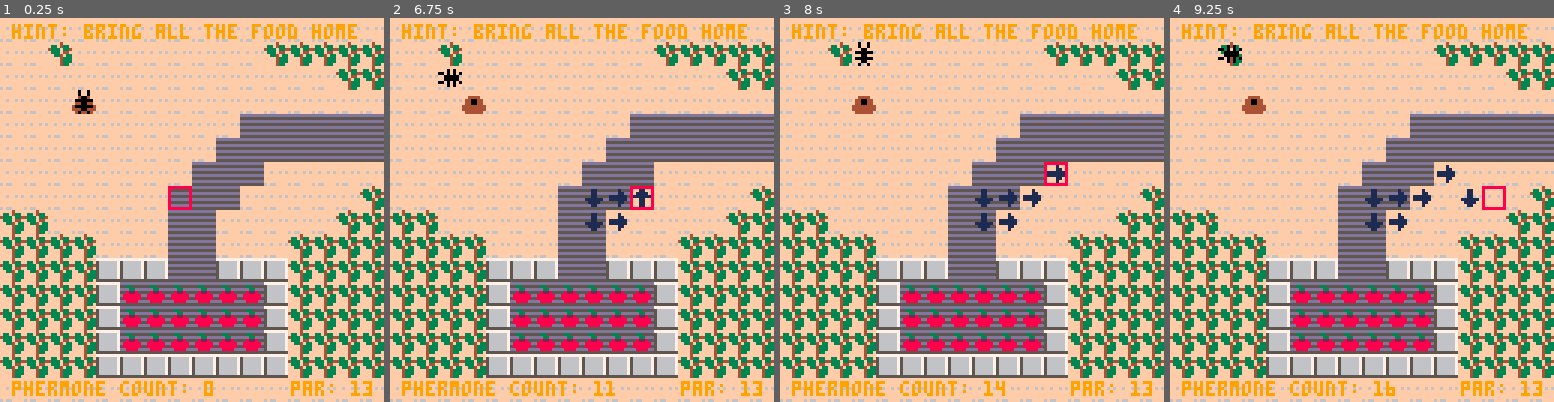
Above: before the commit, frames 1-4 (left to right).
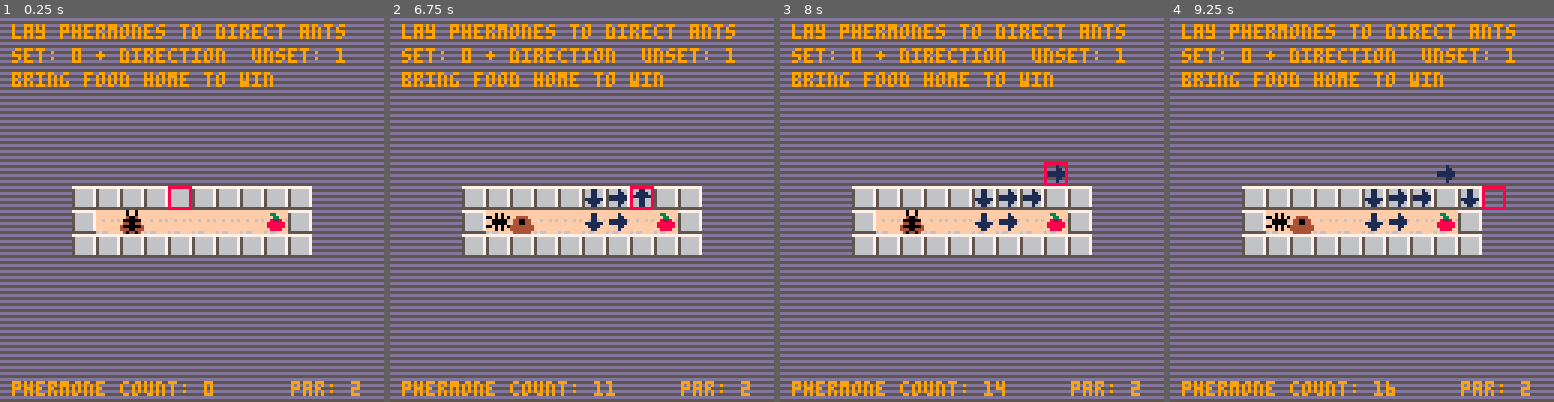
Above: after the commit, the same moments.

Repository: josephburnett/colony8
Game: PICO-8 cartridge colony8.p8
Same seed, same stepped clock (60 frames per second), same inputs: the game is played once before the commit and once after it.
Inputs:
- Up to frame 1 (0.25 s): no input
- Up to frame 2 (6.75 s): tap X (X key) at 0.33, 1.07, 1.85, 2.97, 4.08, 5.2, 6.32 s; tap O (Z key) at 0.7, 1.7, 2.1, 2.5, 2.9, 3.3, 3.7, 4.1, 4.5, 4.9, 5.3, 5.7, 6.1, 6.5 s; hold Right 1.6-2.1 s; hold Up 2.15-2.42 s; hold Right 2.47-3.03 s; hold Left 3.08-3.58 s; hold Down 3.63-3.97 s; hold Right 4.02-4.68 s; hold Up 4.73-5.03 s; hold Left 5.08-5.68 s; hold Down 5.73-6.03 s; hold Right 6.08-6.58 s; hold Right from 6.63 s (still down)
- Up to frame 3 (8 s): tap O (Z key) at 6.9, 7.3, 7.7 s; release Right at 7.13 s; hold Up 7.18-7.45 s; tap X (X key) at 7.43 s; hold Right from 7.5 s (still down)
- Up to frame 4 (9.25 s): release Right at 8.07 s; tap O (Z key) at 8.1, 8.5, 8.9 s; hold Left 8.12-8.62 s; tap X (X key) at 8.55 s; hold Down 8.67-9 s; hold Right from 9.05 s (still down)

The runs differ from the first frame. In frame 1, 83% of the frame differs, in the area x 0-100%, y 0-100%; in frame 2, 82%; in frame 3, 82%; in frame 4, 82%.

Commit message:
Training level 1.

Diff:
--- a/colony8.p8
+++ b/colony8.p8
@@ -4,10 +4,23 @@
 
 level=1
 
+level_data={
+   {hint={"lay phermones to direct ants",
+          "set: 0 + direction  unset: 1",
+          "bring food home to win"},
+    par=2,win=2,map=5},
+   {hint={"bring all the food home"},
+    par=13,win=19,map=1},
+   {hint={"one at a time"},
+    par=26,win=7,map=2},
+   {hint={"drop rocks in the water"},
+    par=9,win=5,map=3},
+   {map=4}
+}
+
 function _init()
+   set_map_offset()
    t=0
-   map_x=(level*16)%128
-   map_y=flr(level/128)
    cur_x=7
    cur_y=7
    score=0
@@ -30,6 +43,16 @@
    palt(15,true)
 end
 
+function set_map_offset()
+   local l=level_data[level]
+   map_x=0
+   map_y=0
+   if l!=nil and l.map!=nil then
+      map_x=(l.map*16)%128
+      map_y=flr(l.map/128)
+   end
+end
+
 function offset_mget(x,y)
    return mget(x+map_x,y+map_y)
 end
@@ -112,7 +135,7 @@
 
 function is_game_over()
    local l=level_data[level]
-   if l!=nil and ant_count>=l.win then
+   if l!=nil and l.win!=nil and ant_count>=l.win then
       return true
    else
       return false
@@ -475,7 +498,12 @@
          local s=score-l.par
          print("you win! golf score: "..s,4,2,8)
       else
-         print("hint: "..l.hint,4,2,9)
+         local hs=l.hint
+         if hs!=nil then
+            for h=1,#hs do
+               print(hs[h],4,2+8*(h-1),9)
+            end
+         end
       end
    end
 end
@@ -483,19 +511,11 @@
 function draw_score()
    print("phermone count: "..score,4,121,9)
    local l=level_data[level]
-   if l!=nil then
+   if l!=nil and l.par!=nil then
       print("par: "..l.par,97,121,9)
    end
 end
 
-level_data={
-   {hint="bring all the food home",
-    par=13,win=19},
-   {hint="one at a time",
-    par=26,win=7},
-   {hint="drop rocks in the water",
-    par=9,win=5}
-}
 __gfx__
 00000000ffffffffff0ff0ff88888888ffffffffffffffffffffffffffffffff0000000000000000000000000000000000000000000000000000000000000000
 00000000ffffffffff0ff0ff8ffffff8fff1ffffffff1ffffff11ffffff11fff0000000000000000000000000000000000000000000000000000000000000000
@@ -630,165 +650,165 @@
 0001020000000000000000000000000000000200000000000000000000000000000800000000000000000000000000000004000000000000000000000000000000000000000000000000000000000000000000000000000000000000000000000000000000000000000000000000000000000000000000000000000000000000
 0000000000000000000000000000000000000000000000000000000000000000000000000000000000000000000000000000000000000000000000000000000000000000000000000000000000000000000000000000000000000000000000000000000000000000000000000000000000000000000000000000000000000000
 __map__
-2121212121211010101010101010101010101010101010101010101010101010212121212121212121212121212121212121212121212121111111111111212132323232323232323232323232323232000000000000000000000000000000000000000000000000000000000000000000000000000000000000000000000000
-2121212110101010101010101010101010101110101010101010101111111111212121212121212121212121212121212121212121212111111313131010212132333232323332333332323332323332000000000000000000000000000000000000000000000000000000000000000000000000000000000000000000000000
-2121211010101010101010101010101010101010101010101010101010101111212121212121212121212121212121212121212121212111101010101010212132323332333233323233323332323332000000000000000000000000000000000000000000000000000000000000000000000000000000000000000000000000
-2121101010101010101010101010201010101001101010101010101010101010212121211010101010212121212121212110111021212111111010101010212132323233323233323233323332323332000000000000000000000000000000000000000000000000000000000000000000000000000000000000000000000000
-2110101010313110101010311010101010101010101010101010323232323232212121101010101010212121212121211011111021212121211010101021212132323233323233323233323332323332000000000000000000000000000000000000000000000000000000000000000000000000000000000000000000000000
-1010101010313232101010311010011010101010101010101032323232323232212110101010101010102121212121212110102121212121211010102121212132323233323233323233323332323332000000000000000000000000000000000000000000000000000000000000000000000000000000000000000000000000
-1110101010313232321010313131313110101010101010103232321010101010211010101001101010103221212121212121212121212121212121212121212132323233323232333332323233333232000000000000000000000000000000000000000000000000000000000000000000000000000000000000000000000000
-1110101010313232321010101010101010101010101010323232101010101011212121101010101010213221212121212121212121212121212121212121212132323232323232323232323232323232000000000000000000000000000000000000000000000000000000000000000000000000000000000000000000000000
-1110101010313232323232101010101111111010101010323210101010101111212121101010101021213221212121212121212121212121211010102121212132323232323232323232323232323232000000000000000000000000000000000000000000000000000000000000000000000000000000000000000000000000
-1110101111313232323232323111111111111111101010323210101011111111212121211010102121213221212121212121111121212121101013131021212132333232323332333333323332323332000000000000000000000000000000000000000000000000000000000000000000000000000000000000000000000000
-1010111111313232323232323111111111111111313131323231313111111111212121212121212121211010102121212111111111111110101010101010212132333232323332323332323333323332000000000000000000000000000000000000000000000000000000000000000000000000000000000000000000000000
-1010111111313232323232323111111111111111313333333333333111111111212121212121211010101010101021212111201111201010100111111110212132333232323332323332323332333332000000000000000000000000000000000000000000000000000000000000000000000000000000000000000000000000
-2111111111313232323232323111111111111111313333333333333111111111212121212121101013131310101021212111111111111010101111111010212132333233323332323332323332333332000000000000000000000000000000000000000000000000000000000000000000000000000000000000000000000000
-2110111111313232323232323111111111111111313333333333333111111111212121212110101013131310101021212111112011111120101010101021212132333332333332333333323332323332000000000000000000000000000000000000000000000000000000000000000000000000000000000000000000000000
-2121101111313131313131313111111011111111313131313131313111111111212121212121101010101010212121212121111121211010102121212121212132323232323232323232323232323232000000000000000000000000000000000000000000000000000000000000000000000000000000000000000000000000
-2121101010101010101010101010101010101010101010101010101010101010212121212121212121212121212121212121212121212121212121212121212110101010101010101010101010101001000000000000000000000000000000000000000000000000000000000000000000000000000000000000000000000000
-0000000000000000000000000000000000000000000000000000000000000000000000000000000000000000000000000000000000000000000000000000000000000000000000000000000000000000000000000000000000000000000000000000000000000000000000000000000000000000000000000000000000000000
-0000000000000000000000000000000000000000000000000000000000000000000000000000000000000000000000000000000000000000000000000000000000000000000000000000000000000000000000000000000000000000000000000000000000000000000000000000000000000000000000000000000000000000
-0000000000000000000000000000000000000000000000000000000000000000000000000000000000000000000000000000000000000000000000000000000000000000000000000000000000000000000000000000000000000000000000000000000000000000000000000000000000000000000000000000000000000000
-0000000000000000000000000000000000000000000000000000000000000000000000000000000000000000000000000000000000000000000000000000000000000000000000000000000000000000000000000000000000000000000000000000000000000000000000000000000000000000000000000000000000000000
-0000000000000000000000000000000000000000000000000000000000000000000000000000000000000000000000000000000000000000000000000000000000000000000000000000000000000000000000000000000000000000000000000000000000000000000000000000000000000000000000000000000000000000
-0000000000000000000000000000000000000000000000000000000000000000000000000000000000000000000000000000000000000000000000000000000000000000000000000000000000000000000000000000000000000000000000000000000000000000000000000000000000000000000000000000000000000000
-0000000000000000000000000000000000000000000000000000000000000000000000000000000000000000000000000000000000000000000000000000000000000000000000000000000000000000000000000000000000000000000000000000000000000000000000000000000000000000000000000000000000000000
-0000000000000000000000000000000000000000000000000000000000000000000000000000000000000000000000000000000000000000000000000000000000000000000000000000000000000000000000000000000000000000000000000000000000000000000000000000000000000000000000000000000000000000
-0000000000000000000000000000000000000000000000000000000000000000000000000000000000000000000000000000000000000000000000000000000000000000000000000000000000000000000000000000000000000000000000000000000000000000000000000000000000000000000000000000000000000000
-0000000000000000000000000000000000000000000000000000000000000000000000000000000000000000000000000000000000000000000000000000000000000000000000000000000000000000000000000000000000000000000000000000000000000000000000000000000000000000000000000000000000000000
-0000000000000000000000000000000000000000000000000000000000000000000000000000000000000000000000000000000000000000000000000000000000000000000000000000000000000000000000000000000000000000000000000000000000000000000000000000000000000000000000000000000000000000
-0000000000000000000000000000000000000000000000000000000000000000000000000000000000000000000000000000000000000000000000000000000000000000000000000000000000000000000000000000000000000000000000000000000000000000000000000000000000000000000000000000000000000000
-0000000000000000000000000000000000000000000000000000000000000000000000000000000000000000000000000000000000000000000000000000000000000000000000000000000000000000000000000000000000000000000000000000000000000000000000000000000000000000000000000000000000000000
-0000000000000000000000000000000000000000000000000000000000000000000000000000000000000000000000000000000000000000000000000000000000000000000000000000000000000000000000000000000000000000000000000000000000000000000000000000000000000000000000000000000000000000
-0000000000000000000000000000000000000000000000000000000000000000000000000000000000000000000000000000000000000000000000000000000000000000000000000000000000000000000000000000000000000000000000000000000000000000000000000000000000000000000000000000000000000000
-0000000000000000000000000000000000000000000000000000000000000000000000000000000000000000000000000000000000000000000000000000000000000000000000000000000000000000000000000000000000000000000000000000000000000000000000000000000000000000000000000000000000000000
-…(130 lines of a section not shown)…
+2121212121211010101010101010101010101010101010101010101010101010212121212121212121212121212121212121212121212121111111111111212132323232323232323232323232323232323232323232323232323232323232320000000000000000000000000000000000000000000000000000000000000000
+2121212110101010101010101010101010101110101010101010101111111111212121212121212121212121212121212121212121212111111313131010212132333232323332333332323332323332323232323232323232323232323232320000000000000000000000000000000000000000000000000000000000000000
+2121211010101010101010101010101010101010101010101010101010101111212121212121212121212121212121212121212121212111101010101010212132323332333233323233323332323332323232323232323232323232323232320000000000000000000000000000000000000000000000000000000000000000
+2121101010101010101010101010201010101001101010101010101010101010212121211010101010212121212121212110111021212111111010101010212132323233323233323233323332323332323232323232323232323232323232320000000000000000000000000000000000000000000000000000000000000000
+2110101010313110101010311010101010101010101010101010323232323232212121101010101010212121212121211011111021212121211010101021212132323233323233323233323332323332323232323232323232323232323232320000000000000000000000000000000000000000000000000000000000000000
+1010101010313232101010311010011010101010101010101032323232323232212110101010101010102121212121212110102121212121211010102121212132323233323233323233323332323332323232323232323232323232323232320000000000000000000000000000000000000000000000000000000000000000
+1110101010313232321010313131313110101010101010103232321010101010211010101001101010103221212121212121212121212121212121212121212132323233323232333332323233333232323232323232323232323232323232320000000000000000000000000000000000000000000000000000000000000000
+1110101010313232321010101010101010101010101010323232101010101011212121101010101010213221212121212121212121212121212121212121212132323232323232323232323232323232323232313131313131313131313232320000000000000000000000000000000000000000000000000000000000000000
+1110101010313232323232101010101111111010101010323210101010101111212121101010101021213221212121212121212121212121211010102121212132323232323232323232323232323232323232311001101010101013313232320000000000000000000000000000000000000000000000000000000000000000
+1110101111313232323232323111111111111111101010323210101011111111212121211010102121213221212121212121111121212121101013131021212132333232323332333333323332323332323232313131313131313131313232320000000000000000000000000000000000000000000000000000000000000000
+1010111111313232323232323111111111111111313131323231313111111111212121212121212121211010102121212111111111111110101010101010212132333232323332323332323333323332323232323232323232323232323232320000000000000000000000000000000000000000000000000000000000000000
+1010111111313232323232323111111111111111313333333333333111111111212121212121211010101010101021212111201111201010100111111110212132333232323332323332323332333332323232323232323232323232323232320000000000000000000000000000000000000000000000000000000000000000
+2111111111313232323232323111111111111111313333333333333111111111212121212121101013131310101021212111111111111010101111111010212132333233323332323332323332333332323232323232323232323232323232320000000000000000000000000000000000000000000000000000000000000000
+2110111111313232323232323111111111111111313333333333333111111111212121212110101013131310101021212111112011111120101010101021212132333332333332333333323332323332323232323232323232323232323232320000000000000000000000000000000000000000000000000000000000000000
+2121101111313131313131313111111011111111313131313131313111111111212121212121101010101010212121212121111121211010102121212121212132323232323232323232323232323232323232323232323232323232323232320000000000000000000000000000000000000000000000000000000000000000
+2121101010101010101010101010101010101010101010101010101010101010212121212121212121212121212121212121212121212121212121212121212110101010101010101010101010101001323232323232323232323232323232320000000000000000000000000000000000000000000000000000000000000000
+0000000000000000000000000000000000000000000000000000000000000000000000000000000000000000000000000000000000000000000000000000000000000000000000000000000000000000000000000000000000000000000000000000000000000000000000000000000000000000000000000000000000000000
+0000000000000000000000000000000000000000000000000000000000000000000000000000000000000000000000000000000000000000000000000000000000000000000000000000000000000000000000000000000000000000000000000000000000000000000000000000000000000000000000000000000000000000
+0000000000000000000000000000000000000000000000000000000000000000000000000000000000000000000000000000000000000000000000000000000000000000000000000000000000000000000000000000000000000000000000000000000000000000000000000000000000000000000000000000000000000000
+0000000000000000000000000000000000000000000000000000000000000000000000000000000000000000000000000000000000000000000000000000000000000000000000000000000000000000000000000000000000000000000000000000000000000000000000000000000000000000000000000000000000000000
+0000000000000000000000000000000000000000000000000000000000000000000000000000000000000000000000000000000000000000000000000000000000000000000000000000000000000000000000000000000000000000000000000000000000000000000000000000000000000000000000000000000000000000
+0000000000000000000000000000000000000000000000000000000000000000000000000000000000000000000000000000000000000000000000000000000000000000000000000000000000000000000000000000000000000000000000000000000000000000000000000000000000000000000000000000000000000000
+0000000000000000000000000000000000000000000000000000000000000000000000000000000000000000000000000000000000000000000000000000000000000000000000000000000000000000000000000000000000000000000000000000000000000000000000000000000000000000000000000000000000000000
+0000000000000000000000000000000000000000000000000000000000000000000000000000000000000000000000000000000000000000000000000000000000000000000000000000000000000000000000000000000000000000000000000000000000000000000000000000000000000000000000000000000000000000
+0000000000000000000000000000000000000000000000000000000000000000000000000000000000000000000000000000000000000000000000000000000000000000000000000000000000000000000000000000000000000000000000000000000000000000000000000000000000000000000000000000000000000000
+0000000000000000000000000000000000000000000000000000000000000000000000000000000000000000000000000000000000000000000000000000000000000000000000000000000000000000000000000000000000000000000000000000000000000000000000000000000000000000000000000000000000000000
+0000000000000000000000000000000000000000000000000000000000000000000000000000000000000000000000000000000000000000000000000000000000000000000000000000000000000000000000000000000000000000000000000000000000000000000000000000000000000000000000000000000000000000
+0000000000000000000000000000000000000000000000000000000000000000000000000000000000000000000000000000000000000000000000000000000000000000000000000000000000000000000000000000000000000000000000000000000000000000000000000000000000000000000000000000000000000000
+0000000000000000000000000000000000000000000000000000000000000000000000000000000000000000000000000000000000000000000000000000000000000000000000000000000000000000000000000000000000000000000000000000000000000000000000000000000000000000000000000000000000000000
+0000000000000000000000000000000000000000000000000000000000000000000000000000000000000000000000000000000000000000000000000000000000000000000000000000000000000000000000000000000000000000000000000000000000000000000000000000000000000000000000000000000000000000
+0000000000000000000000000000000000000000000000000000000000000000000000000000000000000000000000000000000000000000000000000000000000000000000000000000000000000000000000000000000000000000000000000000000000000000000000000000000000000000000000000000000000000000
+0000000000000000000000000000000000000000000000000000000000000000000000000000000000000000000000000000000000000000000000000000000000000000000000000000000000000000000000000000000000000000000000000000000000000000000000000000000000000000000000000000000000000000
+…(130 lines of a section not shown)…
